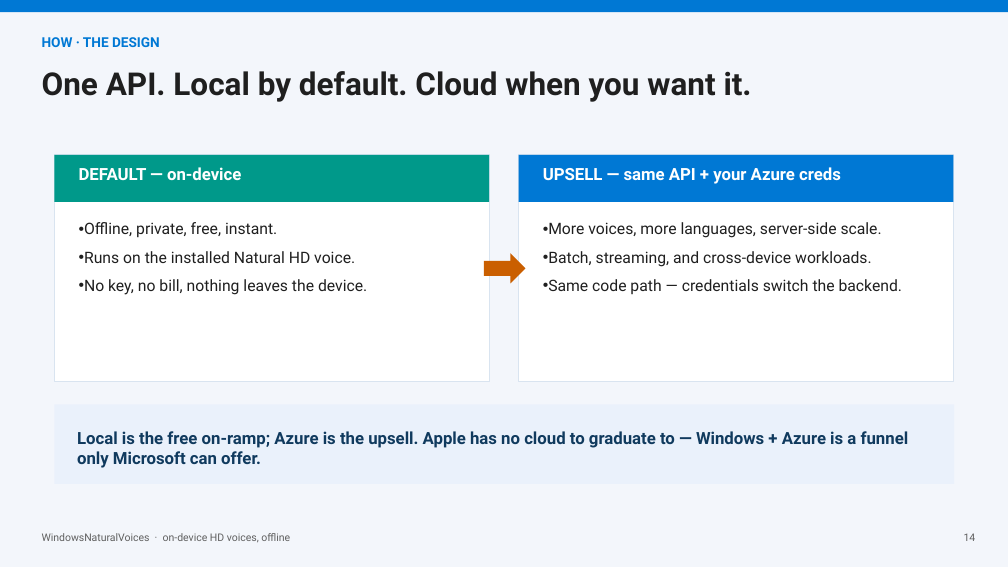
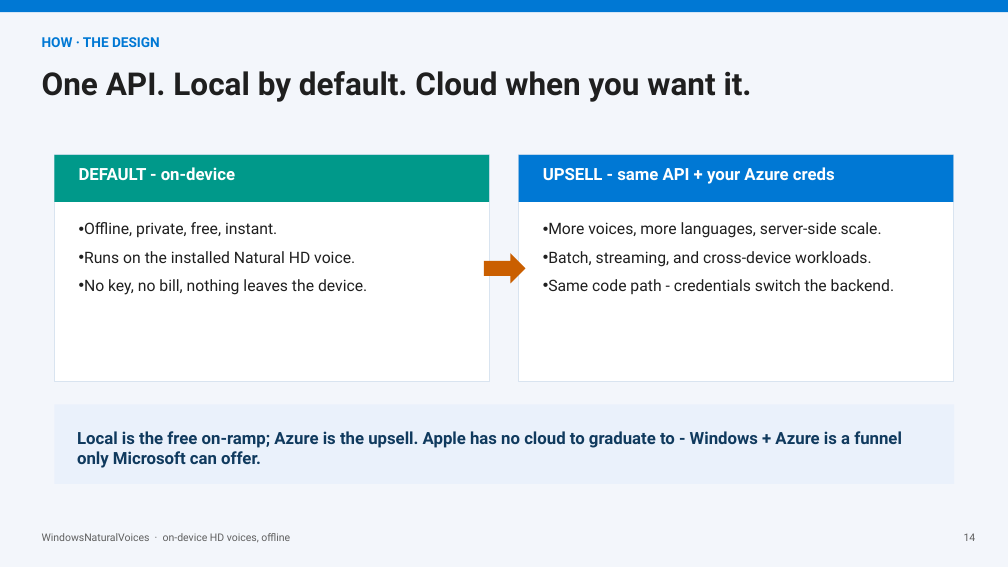
Before and after one commit to aclinick/claros, a slide deck: slide 14 of docs/pitch/live-voiceover.pptx. Drawn at 1008x567 pixels with LibreOffice and Linux fonts; fonts in the diff are those of the drawing. Boxes give left, top, right and bottom in pixels: in the first picture for what was removed or moved away, otherwise in the second. Text is boxed around its words. In the diff, an @@ line names an element or a change of style, - is before the commit and + after.

```diff
--- a/docs/pitch/live-voiceover.pptx
+++ b/docs/pitch/live-voiceover.pptx
@@ text at (79,167,235,180): text changed @@
-DEFAULT — on-device
+DEFAULT - on-device
@@ text at (543,167,835,184): text changed @@
-UPSELL — same API + your Azure creds
+UPSELL - same API + your Azure creds
@@ text at (548,279,894,294): text changed @@
-• Same code path — credentials switch the backend.
+• Same code path - credentials switch the backend.
@@ text at (77,431,902,468): text changed @@
-Local is the free on-ramp; Azure is the upsell. Apple has no cloud to graduate to — Windows + Azure is a funnel only Microsoft can offer.
+Local is the free on-ramp; Azure is the upsell. Apple has no cloud to graduate to - Windows + Azure is a funnel only Microsoft can offer.
```
Also in this commit, not shown: 13 other slides changed, 10 other files.
